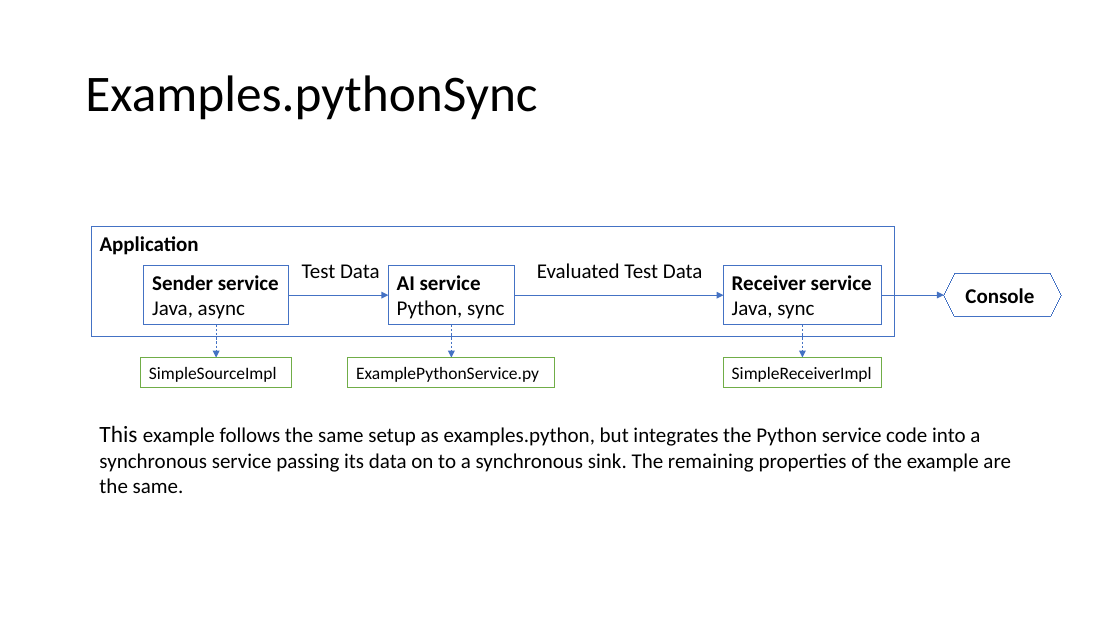
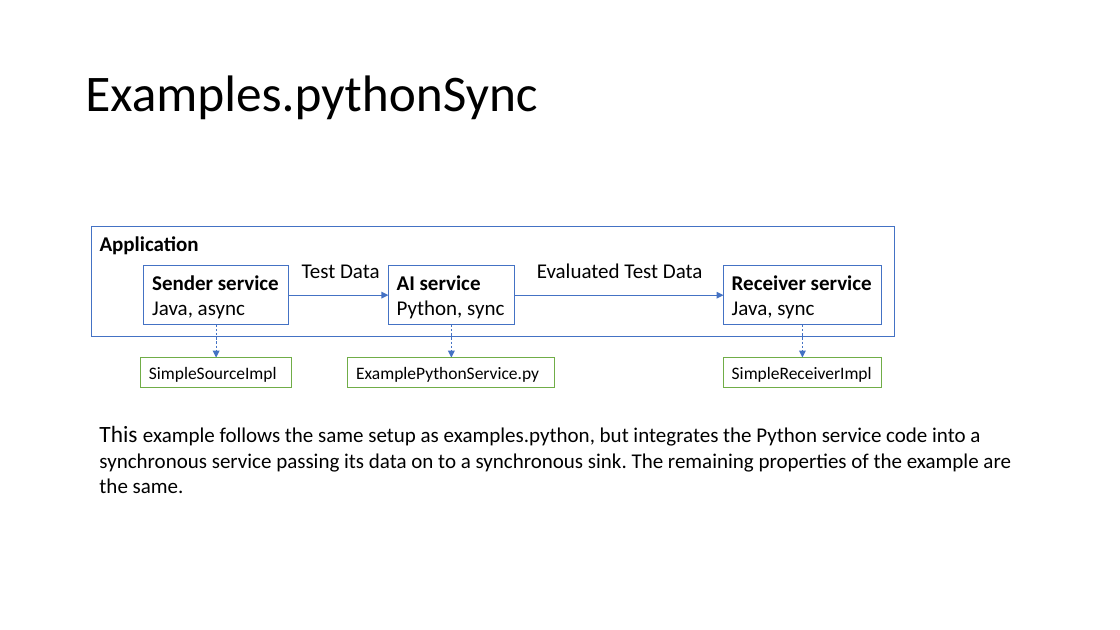
Before and after one commit to iip-ecosphere/platform, a slide deck: slide 1 of platform/examples/examples.pythonSync/docs/Examples_PythonSync.pptx. Drawn at 1120x630 pixels with LibreOffice and Linux fonts; fonts in the diff are those of the drawing. Boxes give left, top, right and bottom in pixels: in the first picture for what was removed or moved away, otherwise in the second. Text is boxed around its words. In the diff, an @@ line names an element or a change of style, - is before the commit and + after.

Commit message:
removed console from slides

```diff
--- a/platform/examples/examples.pythonSync/docs/Examples_PythonSync.pptx
+++ b/platform/examples/examples.pythonSync/docs/Examples_PythonSync.pptx
@@ elbow arrow removed from (881, 295) to (944, 295) @@
@@ hexagon removed at [944, 273, 1062, 317] @@
-Console
```
Also in this commit, not shown: 1 other file.
